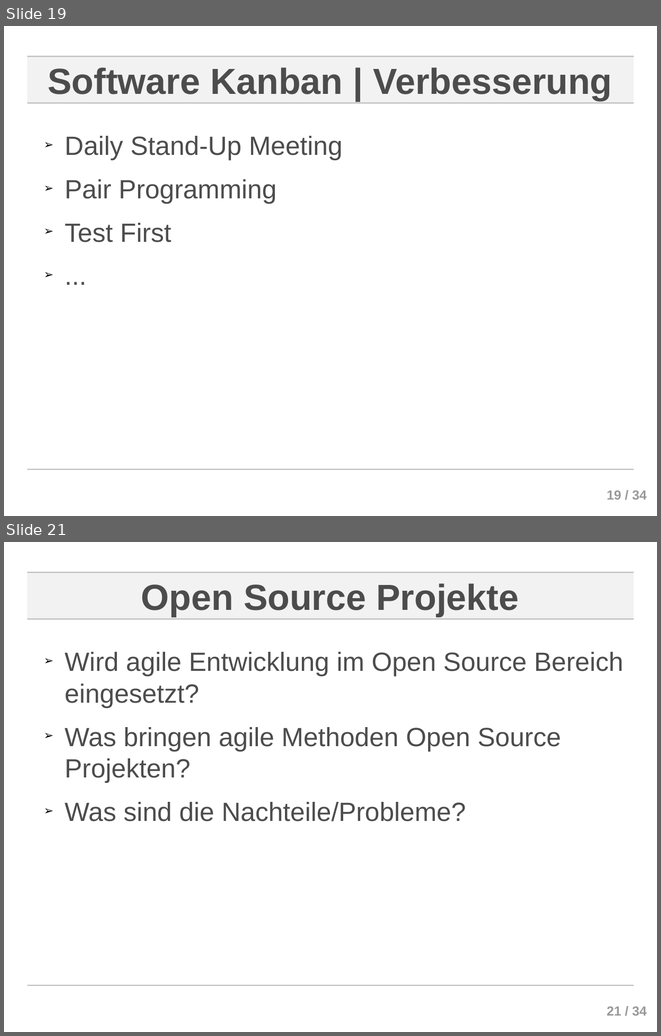
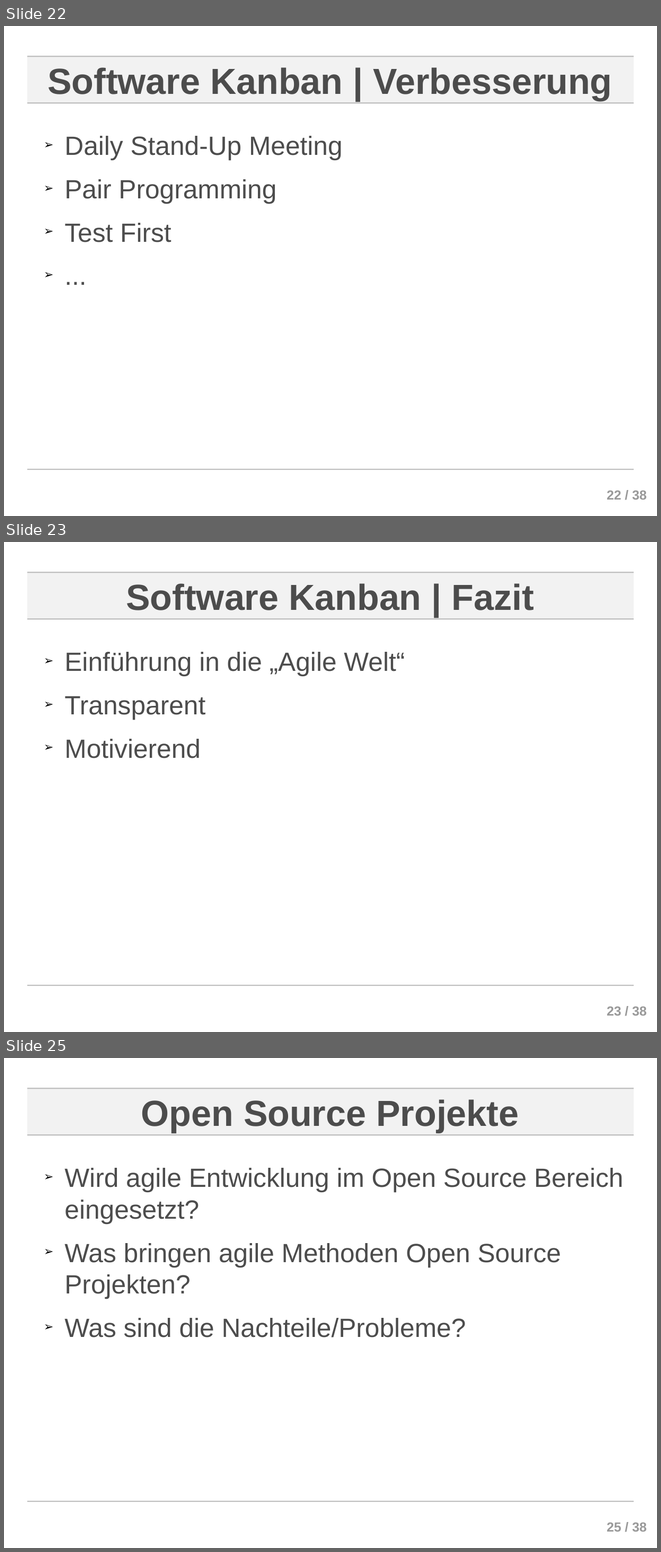
Before and after one commit to ChornHulio/sweSeminar, a slide deck: presentation/Agile Softwareentwicklung.odp. Shown one above the other, each under a label of ours: slides 19 and 21 before the commit, slides 22, 23 and 25 after it; the slides between them are not shown. The pictures are 661x1036 and 661x1552 pixels, drawn with LibreOffice and Linux fonts; fonts in the diff are those of the drawing; background and template pictures are left out. Boxes give left, top, right and bottom in pixels: in the first picture for what was removed or moved away, otherwise in the second. Text is boxed around its words. In the diff, an @@ line names an element or a change of style, - is before the commit and + after.

Commit message:
Methoden - Allgemein und Fazit hinzugefuegt; Folienmaster fuer alle ubernommen

```diff
--- a/presentation/Agile Softwareentwicklung.odp
+++ b/presentation/Agile Softwareentwicklung.odp
@@ slide 23 added at (4, 542, 657, 1032), background #FFFFFF; not listed: 5 template elements that a slide beside it also shows @@
@@ title added at (126, 583, 534, 610), 44 pt, text #4C4C4C, bold @@
+Software Kanban | Fazit
@@ text added at (64, 652, 405, 758), 32 pt, text #4C4C4C @@
+➢ Einführung in die „Agile Welt“
+➢ Transparent
+➢ Motivierend
@@ what was slide 19 is now slide 22 @@
@@ page number at (607, 490, 647, 499): text changed @@
-19 / 34
+22 / 38
@@ what was slide 21 is now slide 25 @@
@@ page number at (607, 1522, 647, 1531): text changed @@
-21 / 34
+25 / 38
```
Also in this commit, not shown: 4 slides changed, 3 other slides added.
